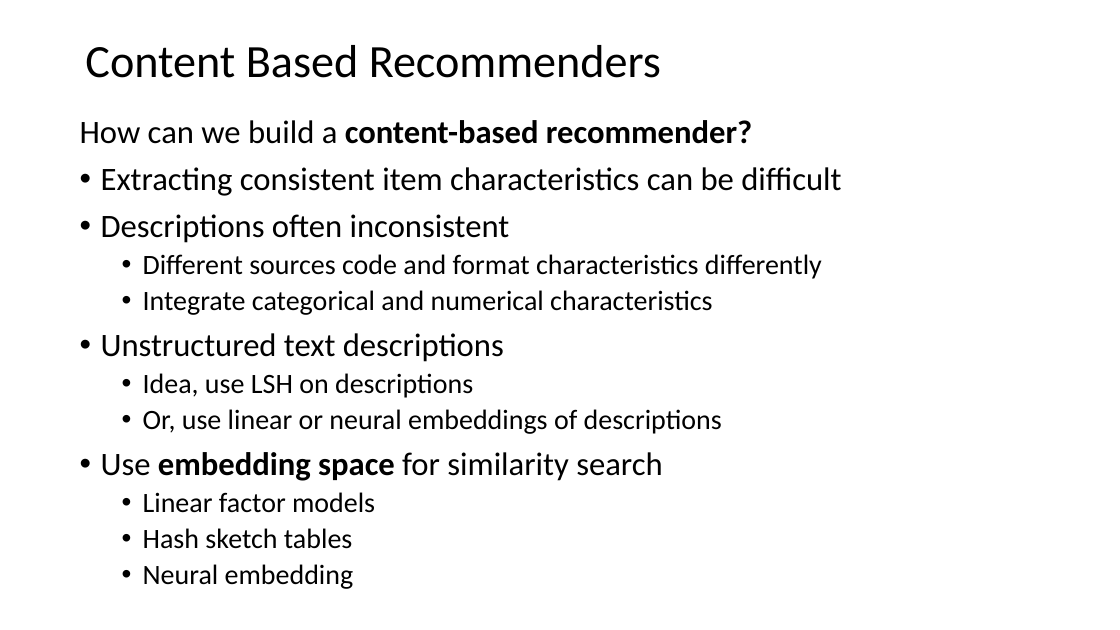
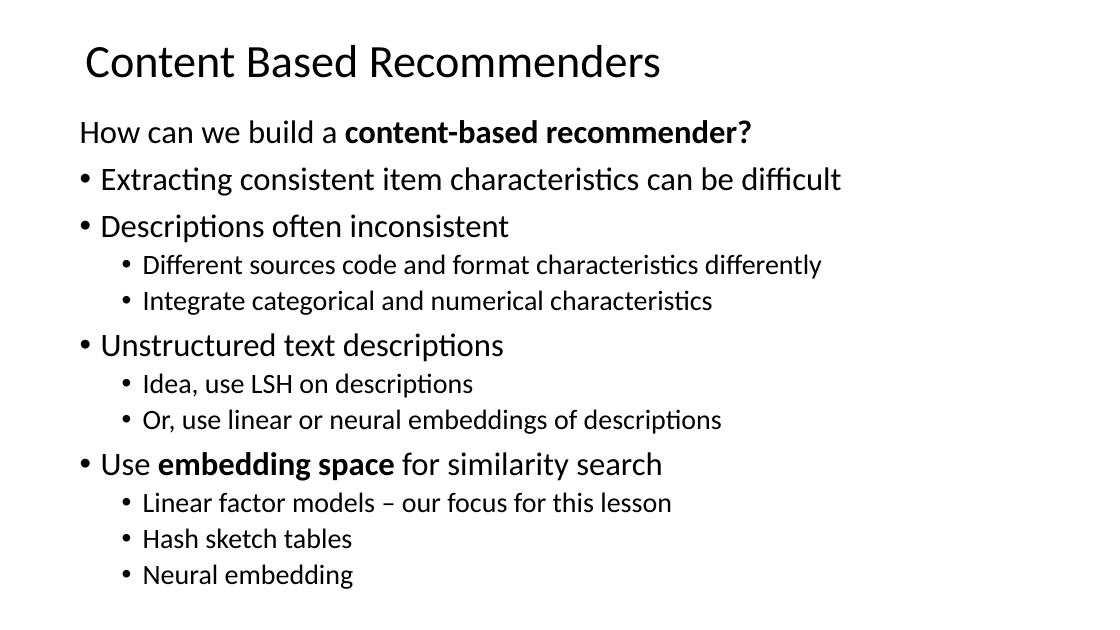
Before and after one commit to tenevian/Harvard-SSP-Data-Mining, a slide deck: slide 31 of slides/7_RecommenderSystems.pptx. Drawn at 1120x630 pixels with LibreOffice and Linux fonts; fonts in the diff are those of the drawing. Boxes give left, top, right and bottom in pixels: in the first picture for what was removed or moved away, otherwise in the second. Text is boxed around its words. In the diff, an @@ line names an element or a change of style, - is before the commit and + after.

```diff
--- a/slides/7_RecommenderSystems.pptx
+++ b/slides/7_RecommenderSystems.pptx
@@ text at (143, 492, 672, 513): text changed @@
-  • Linear factor models
+  • Linear factor models – our focus for this lesson
```
Also in this commit, not shown: 6 other slides changed.
